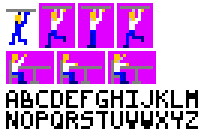
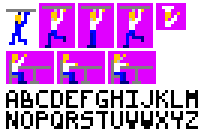
Layers edited between the first and the second 204 × 135 image:
painted on "Fondo" over [156, 3, 186, 30]
